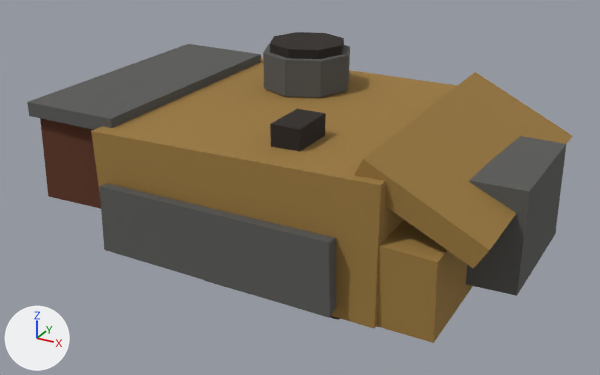
Renders of the glTF model game/public/models/wrec_tank.glb from each side of a commit.
The view is the same before and after, from a 50 mm lens placed at (0.718, -1.444, 0.84), pointed at (-0.058, -0.033, 0.135). The axes (+X, +Y, +Z) are drawn at lower left. The lights are the same throughout. The picture after the commit comes second. Vertices at exactly the same position are counted once.

The first picture shows 'wrec_tank'.
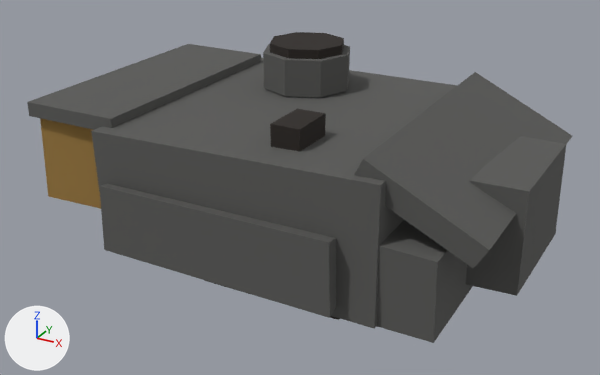
Changed parts and their boxes [x1, y1, x2, y2] in the pictures (600 x 375 px):
part 1 of me_cylinder, recoloured (brown to dark grey): [91, 58, 572, 343] in both
part 2 of me_cylinder, recoloured (lighter): [40, 118, 101, 209] in both

What changed in the scene script:
```text
Change me_cylinder:
    where me_cylinder.from_pydata(...)  # 136 vertices, 216 faces; spans x -0.56..0.443, y -0.347..0.345, z 0.0..0.4
    used by ob_wrec_tank; location = (0.0, 0.0, 0.0)
    me_cylinder part 1: all 36 faces that had it switch from mat_paint (brown #9c7a3e) to mat_metal (dark grey #5a5a58)
    me_cylinder part 2: all 12 faces that had it switch from mat_rust_side (brown #5e3420) to mat_paint (brown #9c7a3e)
```
